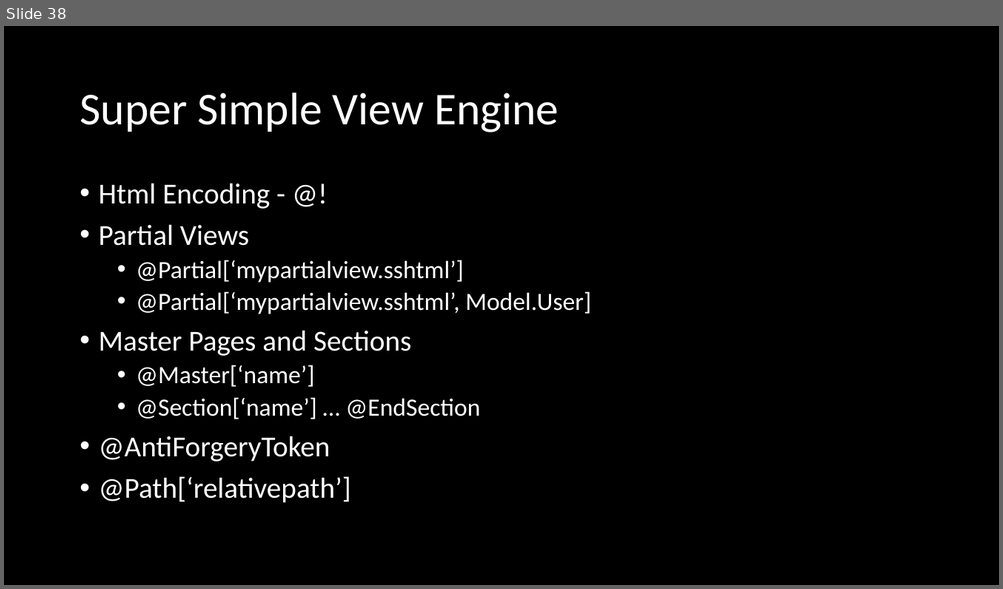
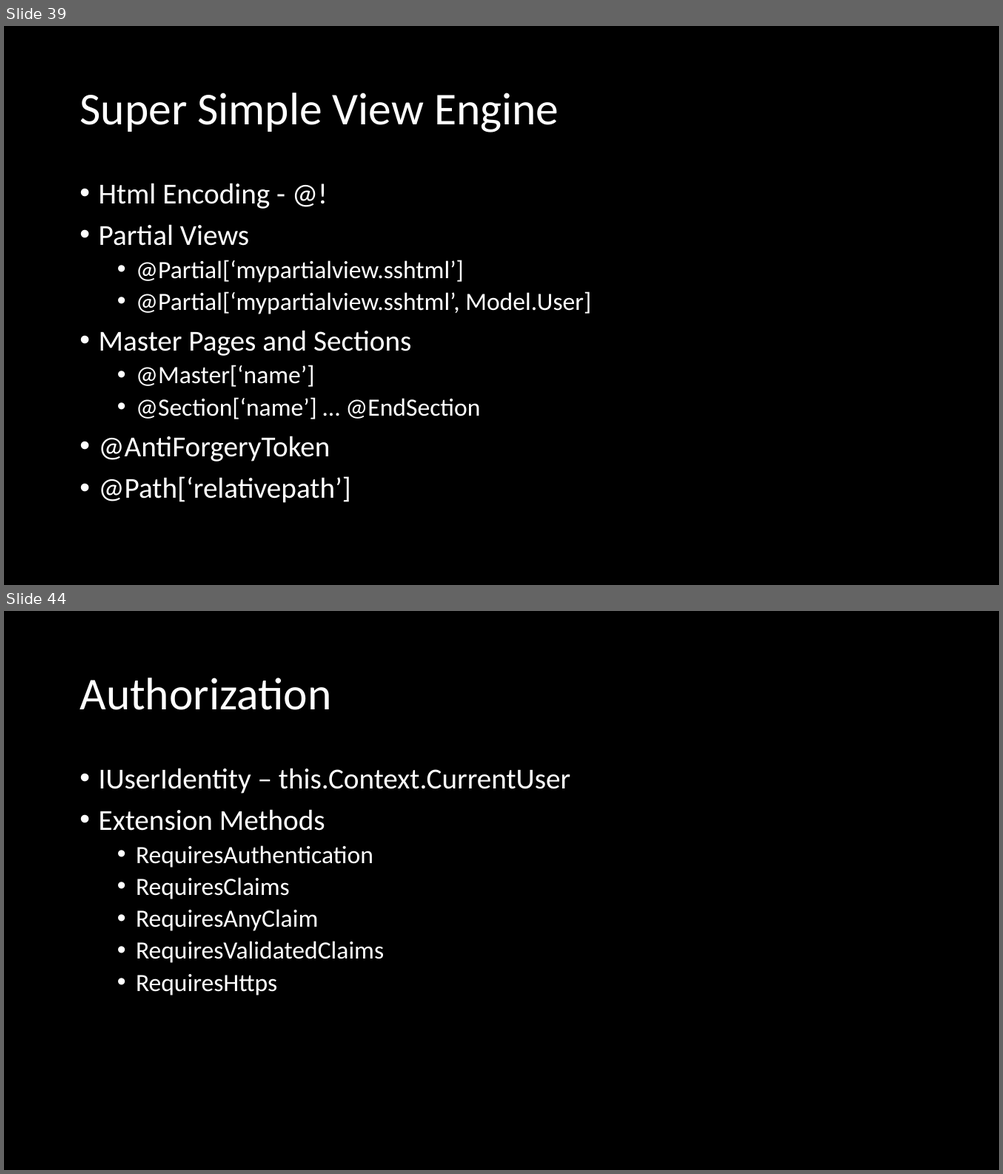
Before and after one commit to ifranto/Nancy-Workshop, a slide deck: SlideDeck.pptx. Shown one above the other, each under a label of ours: slide 38 before the commit, slides 39 and 44 after it; the slides between them are not shown. The pictures are 1003x589 and 1003x1174 pixels, drawn with LibreOffice and Linux fonts; fonts in the diff are those of the drawing. Boxes give left, top, right and bottom in pixels: in the first picture for what was removed or moved away, otherwise in the second. Text is boxed around its words. In the diff, an @@ line names an element or a change of style, - is before the commit and + after.

```diff
--- a/SlideDeck.pptx
+++ b/SlideDeck.pptx
@@ slide 44 added at [4, 611, 999, 1170], background #000000 @@
@@ title added at [79, 678, 331, 710], 44 pt, text #FFFFFF @@
+Authorization
@@ text added at [99, 768, 570, 996], 24 pt, text #FFFFFF @@
+• IUserIdentity – this.Context.CurrentUser
+• Extension Methods
+  • RequiresAuthentication
+  • RequiresClaims
+  • RequiresAnyClaim
+  • RequiresValidatedClaims
+  • RequiresHttps
@@ what was slide 38 is now slide 39 @@
```
Also in this commit, not shown: 13 other slides added.
